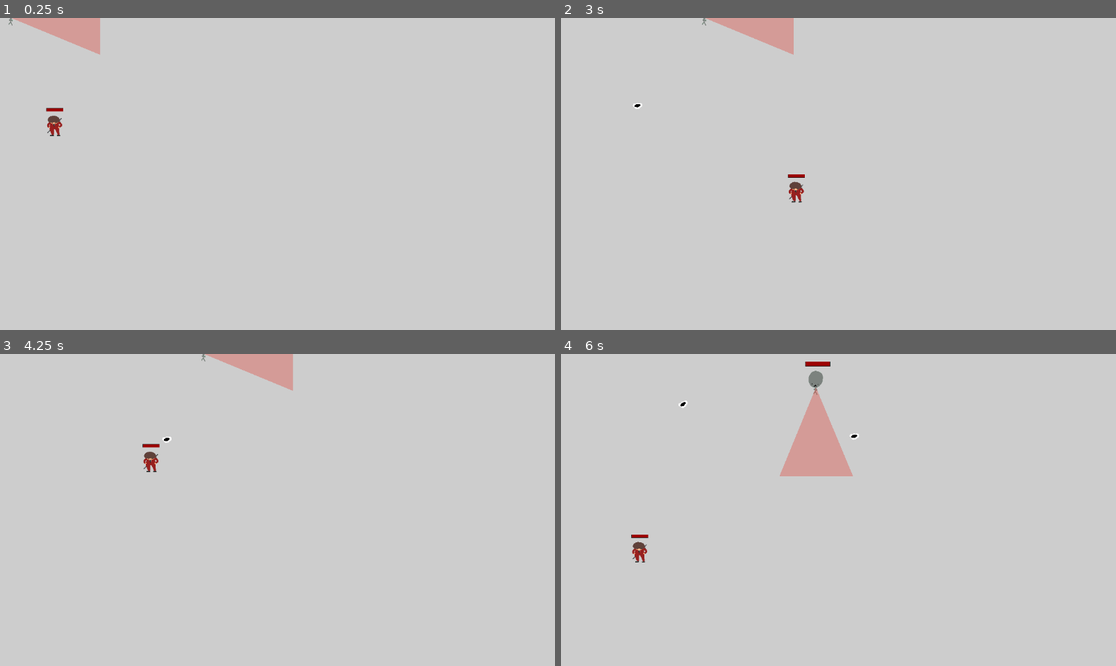
Above: before the commit, frames 1-4 (two rows, left to right).
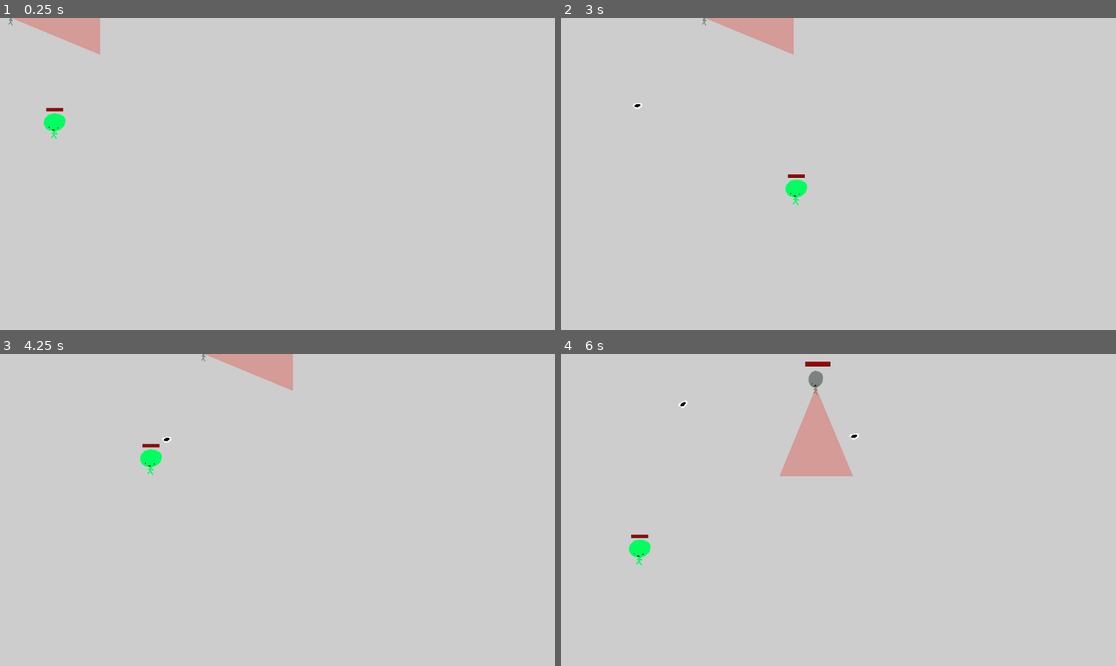
Above: after the commit, the same moments.

Repository: JoelDonnelly/MiniJam
Game: Godot game, scene res://Main.tscn
The game is run twice, just before and just after one commit, with the same random seed, the same clock (stepped at 60 frames per second) and the same inputs.
Inputs (mouse positions are in pixels of both pictures, inside the frame that each line leads up to):
- Up to frame 1 (0.25 s): no input
- Up to frame 2 (3 s): move the mouse to (960, 158) at 0.52 s; hold D (move_right) 0.53-1.28 s; click (960, 158) at 0.6 s; move the mouse to (727, 189) at 1.27 s; hold S (move_down) 1.28-2.03 s; tap Space (ability_dash) at 1.35, 2.85 s; move the mouse to (894, 105) at 2.02 s; hold D (move_right) 2.03-2.78 s; click (894, 105) at 2.1 s; move the mouse to (810, 236) at 2.77 s; hold W (move_up) from 2.78 s (still down)
- Up to frame 3 (4.25 s): move the mouse to (444, 556) at 3.52 s; release W (move_up) at 3.53 s; hold A (move_left) from 3.53 s (still down); click (444, 556) at 3.6 s
- Up to frame 4 (6 s): move the mouse to (672, 463) at 4.27 s; tap Space (ability_dash) at 4.35, 5.85 s; move the mouse to (866, 510) at 5.02 s; release A (move_left) at 5.03 s; hold S (move_down) 5.03-5.78 s; click (866, 510) at 5.1 s; move the mouse to (755, 432) at 5.77 s; hold D (move_right) from 5.78 s (still down)

The runs differ from the first frame. In frame 1, 0.2% of the frame differs, in the area x 7-12%, y 30-39%; in frame 2, 0.2%; in frame 3, 0.2%; in frame 4, 0.2%.

Commit message:
fixed player sliding

Diff:
--- a/Player/player.tscn
+++ b/Player/player.tscn
@@ -1,24 +1,11 @@
-[gd_scene load_steps=23 format=3 uid="uid://bm62kb7bxw418"]
+[gd_scene load_steps=10 format=3 uid="uid://bm62kb7bxw418"]
 
 [ext_resource type="Script" path="res://Player/player.gd" id="1_kqst3"]
+[ext_resource type="Texture2D" uid="uid://b37uytcd68f88" path="res://Resources/dude_green.png" id="1_sx785"]
 [ext_resource type="PackedScene" uid="uid://uqo2odtv4gi" path="res://Player/slash_attack.tscn" id="2_2igxq"]
-[ext_resource type="Texture2D" uid="uid://22f4wnrba1m" path="res://Resources/PlayerMotion/dude_back.png" id="3_2ln4u"]
 [ext_resource type="Script" path="res://health/health.gd" id="3_wvlhs"]
 [ext_resource type="Script" path="res://health/HitBox.gd" id="4_0ua7n"]
-[ext_resource type="Texture2D" uid="uid://cl5pnw5jfq787" path="res://Resources/PlayerMotion/dude_front.png" id="4_pps32"]
-[ext_resource type="Texture2D" uid="uid://cv5yxdglyetsk" path="res://Resources/PlayerMotion/left1.png" id="5_0tray"]
 [ext_resource type="PackedScene" uid="uid://dwpr58bwswx3x" path="res://health/health_bar.tscn" id="5_i6a26"]
-[ext_resource type="Texture2D" uid="uid://bjxch3ud5por4" path="res://Resources/PlayerMotion/left2.png" id="6_nsew2"]
-[ext_resource type="Texture2D" uid="uid://cr68x7800le3t" path="res://Resources/PlayerMotion/left3.png" id="7_f275n"]
-[ext_resource type="Texture2D" uid="uid://ccpy74p8vy7pr" path="res://Resources/PlayerMotion/down1.png" id="8_cpdbg"]
-[ext_resource type="Texture2D" uid="uid://cgbqywla0tlgo" path="res://Resources/PlayerMotion/down2.png" id="9_g3ukj"]
-[ext_resource type="Texture2D" uid="uid://j1q6dvpxtde2" path="res://Resources/PlayerMotion/down3.png" id="10_snpgm"]
-[ext_resource type="Texture2D" uid="uid://dvqw35lne5ov6" path="res://Resources/PlayerMotion/right1.png" id="11_6djer"]
-[ext_resource type="Texture2D" uid="uid://d4dy5pm4kklc7" path="res://Resources/PlayerMotion/right2.png" id="12_mehs3"]
-[ext_resource type="Texture2D" uid="uid://ct53dq1ccg8x" path="res://Resources/PlayerMotion/right3.png" id="13_3qa6i"]
-[ext_resource type="Texture2D" uid="uid://vngd2rfcg3ey" path="res://Resources/PlayerMotion/up1.png" id="14_crx2m"]
-[ext_resource type="Texture2D" uid="uid://f808alio0f3g" path="res://Resources/PlayerMotion/up2.png" id="15_memqv"]
-[ext_resource type="Texture2D" uid="uid://c6l0t3datfhoy" path="res://Resources/PlayerMotion/up3.png" id="16_yikob"]
 
 [sub_resource type="CapsuleShape2D" id="CapsuleShape2D_x3eff"]
 radius = 232.0
@@ -28,86 +15,10 @@
 animations = [{
 "frames": [{
 "duration": 1.0,
-"texture": ExtResource("3_2ln4u")
+"texture": ExtResource("1_sx785")
 }],
 "loop": true,
-"name": &"IdleBack",
-"speed": 5.0
-}, {
-"frames": [{
-"duration": 1.0,
-"texture": ExtResource("4_pps32")
-}],
-"loop": true,
-"name": &"IdleFront",
-"speed": 5.0
-}, {
-"frames": [{
-"duration": 1.0,
-"texture": ExtResource("5_0tray")
-}, {
-"duration": 1.0,
-"texture": ExtResource("6_nsew2")
-}, {
-"duration": 1.0,
-"texture": ExtResource("5_0tray")
-}, {
-"duration": 1.0,
-"texture": ExtResource("7_f275n")
-}],
-"loop": true,
-"name": &"walkDown",
-"speed": 5.0
-}, {
-"frames": [{
-"duration": 1.0,
-"texture": ExtResource("8_cpdbg")
-}, {
-"duration": 1.0,
-"texture": ExtResource("9_g3ukj")
-}, {
-"duration": 1.0,
-"texture": ExtResource("8_cpdbg")
-}, {
-"duration": 1.0,
-"texture": ExtResource("10_snpgm")
-}],
-"loop": true,
-"name": &"walkLeft",
-"speed": 5.0
-}, {
-"frames": [{
-"duration": 1.0,
-"texture": ExtResource("11_6djer")
-}, {
-"duration": 1.0,
-"texture": ExtResource("12_mehs3")
-}, {
-"duration": 1.0,
-"texture": ExtResource("11_6djer")
-}, {
-"duration": 1.0,
-"texture": ExtResource("13_3qa6i")
-}],
-"loop": true,
-"name": &"walkRight",
-"speed": 5.0
-}, {
-"frames": [{
-"duration": 1.0,
-"texture": ExtResource("14_crx2m")
-}, {
-"duration": 1.0,
-"texture": ExtResource("15_memqv")
-}, {
-"duration": 1.0,
-"texture": ExtResource("14_crx2m")
-}, {
-"duration": 1.0,
-"texture": ExtResource("16_yikob")
-}],
-"loop": true,
-"name": &"walkUp",
+"name": &"default",
 "speed": 5.0
 }]
 
@@ -118,6 +29,7 @@
 [node name="Player" type="CharacterBody2D"]
 scale = Vector2(0.25, 0.25)
 collision_mask = 66
+motion_mode = 1
 script = ExtResource("1_kqst3")
 slash_attack = ExtResource("2_2igxq")
 metadata/_edit_group_ = true
@@ -127,8 +39,6 @@
 
 [node name="AnimatedSprite2D" type="AnimatedSprite2D" parent="."]
 sprite_frames = SubResource("SpriteFrames_qcj3g")
-animation = &"IdleFront"
-frame_progress = 0.927069
 
 [node name="DashCooldownTimer" type="Timer" parent="."]
 wait_time = 0.5
